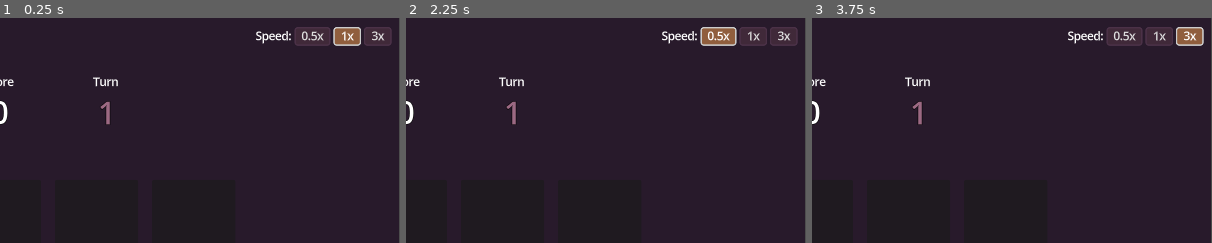
Above: before the commit, frames 1-3 (left to right).
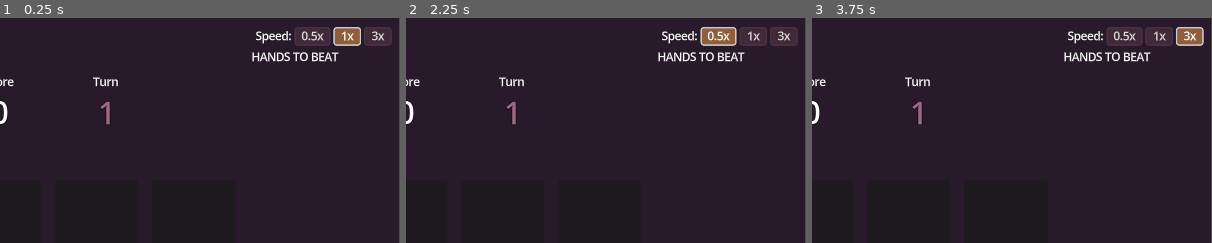
Above: after the commit, the same moments.

Repository: jwapobie/uno-cards
Game: Godot game, scene res://scenes/game_loop.tscn
The game is run twice, just before and just after one commit, with the same random seed, the same clock (stepped at 60 frames per second) and the same inputs. The engine's default icon, where the game draws it, is replaced by a stand-in: a white triangle on a blue panel in a dark square.
Inputs:
- Up to frame 1 (0.25 s): no input
- Up to frame 2 (2.25 s): click "Sort Color" at 0.5 s; click "Sort Value" at 1.25 s; click "0.5x" at 2 s
- Up to frame 3 (3.75 s): click "1x" at 2.75 s; click "3x" at 3.5 s
The pictures show only the part of the screen within x 50-100%, y 0-50%; the shares and areas given below are measured in that part.

The runs differ from the first frame. In frame 1, 0.5% of the frame differs, in the area x 63-85%, y 15-20%; in frame 2, 0.5%; in frame 3, 0.5%.

Commit message:
past hands basic display

Diff:
--- a/objects/card/card_visual.gd
+++ b/objects/card/card_visual.gd
@@ -2,13 +2,6 @@
 class_name CardVisual
 
 const base_stylebox = preload('res://objects/card/card_stylebox.tres')
-
-const colors := [
-	Color.MAROON,
-	Color.MEDIUM_SPRING_GREEN,
-	Color.DODGER_BLUE,
-	Color.MOCCASIN,
-]
 
 var card: Card:
 	set(value):
@@ -17,9 +10,9 @@
 		number_2.text = str(card.value)
 		number_3.text = str(card.value)
 		var col := card.color
-		if col < 4:
+		if col < Card.COLOR_LOOKUP.size():
 			var stylebox := base_stylebox.duplicate()
-			stylebox.bg_color = colors[col]
+			stylebox.bg_color = Card.COLOR_LOOKUP[col]
 			add_theme_stylebox_override("panel", stylebox)
 
 @onready var number: Label = $Number
--- /dev/null
+++ b/objects/past_hands/past_hand_display.gd
@@ -0,0 +1,16 @@
+extends Control
+class_name PastHandDisplay
+
+var hand : Array[Card]
+@onready var rich_text_label: RichTextLabel = $RichTextLabel
+
+# Called when the node enters the scene tree for the first time.
+func _ready() -> void:
+	show_hand()
+
+func show_hand() -> void:
+	rich_text_label.clear()
+	for card in hand:
+		rich_text_label.push_color(Card.COLOR_LOOKUP[card.color])
+		rich_text_label.add_text(str(card.value))
+		rich_text_label.pop()
--- /dev/null
+++ b/objects/past_hands/past_hand_display.tscn
@@ -0,0 +1,32 @@
+[gd_scene load_steps=4 format=3 uid="uid://d3me6aqwxjqn4"]
+
+[ext_resource type="Theme" uid="uid://5c0tm6smuwr6" path="res://default_theme.tres" id="1_3gy45"]
+[ext_resource type="Script" path="res://objects/past_hands/past_hand_display.gd" id="2_jxjhh"]
+
+[sub_resource type="StyleBoxFlat" id="StyleBoxFlat_eer2q"]
+content_margin_left = 5.0
+content_margin_top = 5.0
+content_margin_right = 5.0
+content_margin_bottom = 5.0
+bg_color = Color(0.161636, 0.146445, 0.189983, 0.854902)
+border_width_left = 2
+border_width_top = 2
+border_width_right = 2
+border_width_bottom = 2
+border_color = Color(0.099986, 0.099986, 0.0999859, 1)
+corner_radius_top_left = 5
+corner_radius_top_right = 5
+corner_radius_bottom_right = 5
+corner_radius_bottom_left = 5
+
+[node name="PastHandDisplay" type="PanelContainer"]
+custom_minimum_size = Vector2(150, 80)
+offset_right = 150.0
+offset_bottom = 80.0
+theme = ExtResource("1_3gy45")
+theme_override_styles/panel = SubResource("StyleBoxFlat_eer2q")
+script = ExtResource("2_jxjhh")
+
+[node name="RichTextLabel" type="RichTextLabel" parent="."]
+layout_mode = 2
+text = "Text texty"
--- a/scenes/gameplay.tscn
+++ b/scenes/gameplay.tscn
@@ -9,6 +9,7 @@
 [ext_resource type="PackedScene" uid="uid://cbm78yibra6u3" path="res://scenes/upgrade_screen.tscn" id="6_6v1j0"]
 [ext_resource type="Script" path="res://scenes/items_container.gd" id="6_bg8mw"]
 [ext_resource type="Script" path="res://objects/score_counter/add_display.gd" id="6_yy4x3"]
+[ext_resource type="Script" path="res://scenes/past_hands.gd" id="10_oblqp"]
 
 [sub_resource type="Curve" id="Curve_gb3ms"]
 _data = [Vector2(0, 0), 0.0, 0.0, 0, 0, Vector2(1, 1), 0.0, 0.0, 0, 0]
@@ -389,11 +390,34 @@
 anchor_top = 0.5
 anchor_right = 1.0
 anchor_bottom = 0.5
-offset_left = -40.0
-offset_top = -20.0
-offset_bottom = 20.0
+offset_left = -213.0
+offset_top = -278.0
+offset_bottom = 219.0
 grow_horizontal = 0
 grow_vertical = 2
+script = ExtResource("10_oblqp")
+
+[node name="ScrollContainer" type="ScrollContainer" parent="PastHands"]
+layout_mode = 1
+anchors_preset = 15
+anchor_right = 1.0
+anchor_bottom = 1.0
+grow_horizontal = 2
+grow_vertical = 2
+horizontal_scroll_mode = 0
+
+[node name="VBoxContainer" type="VBoxContainer" parent="PastHands/ScrollContainer"]
+layout_mode = 2
+size_flags_horizontal = 3
+size_flags_vertical = 0
+
+[node name="Label" type="Label" parent="PastHands/ScrollContainer/VBoxContainer"]
+layout_mode = 2
+text = "HANDS TO BEAT"
+
+[node name="PastHandsList" type="VBoxContainer" parent="PastHands/ScrollContainer/VBoxContainer"]
+unique_name_in_owner = true
+layout_mode = 2
 
 [connection signal="pressed" from="Sort/SortColorButton" to="CardHandAnchor/CardHand" method="sort_hand" binds= ["color"]]
 [connection signal="pressed" from="Sort/SortValueButton" to="CardHandAnchor/CardHand" method="sort_hand" binds= ["value"]]
--- /dev/null
+++ b/scenes/past_hands.gd
@@ -0,0 +1,15 @@
+extends Control
+
+@onready var past_hands_list: VBoxContainer = %PastHandsList
+const PAST_HAND_DISPLAY = preload("res://objects/past_hands/past_hand_display.tscn")
+
+# Called when the node enters the scene tree for the first time.
+func _ready() -> void:
+	populate_hands_list()
+
+func populate_hands_list() -> void:
+	var hands := GameState.played_hands
+	for hand in hands:
+		var new_display := PAST_HAND_DISPLAY.instantiate() as PastHandDisplay
+		new_display.hand = hand
+		past_hands_list.add_child(new_display)
--- a/scripts/datamodel/card.gd
+++ b/scripts/datamodel/card.gd
@@ -14,3 +14,10 @@
 		2 : color_str = "blue"
 		3 : color_str = "yellow"
 	return "Card: %s (%s)" % [value, color_str]
+
+const COLOR_LOOKUP := [
+	Color.MAROON,
+	Color.MEDIUM_SPRING_GREEN,
+	Color.DODGER_BLUE,
+	Color.MOCCASIN,
+]
--- a/scripts/game_state.gd
+++ b/scripts/game_state.gd
@@ -24,6 +24,12 @@
 func save_this_round_hand() -> void:
 	if played_hand.size() <= 0:
 		return
-	played_hands.append(played_hand.map(func(card_obj: CardObject): return card_obj.attached_card))
+	played_hands.append(card_obj_arr_to_cards(played_hand))
 	print("Saved hand: %s" % str(played_hands.back()))
 	played_hand = []
+
+func card_obj_arr_to_cards(objs: Array[CardObject]) -> Array[Card]:
+	var newarr: Array[Card] = []
+	for card in objs:
+		newarr.append(card.attached_card)
+	return newarr
Not shown: 1 places in scenes/gameplay.tscn that only renumber resources
